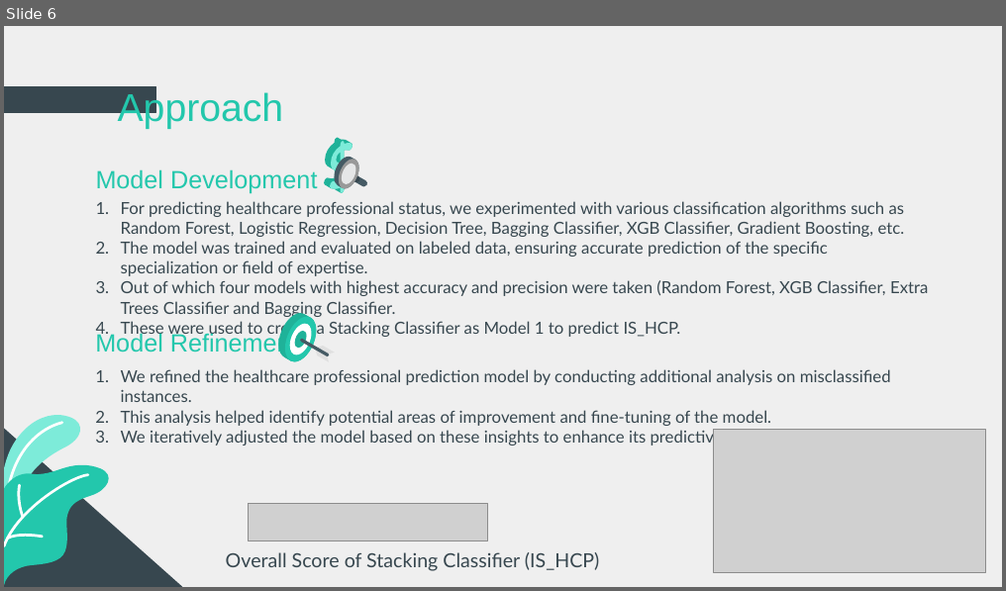
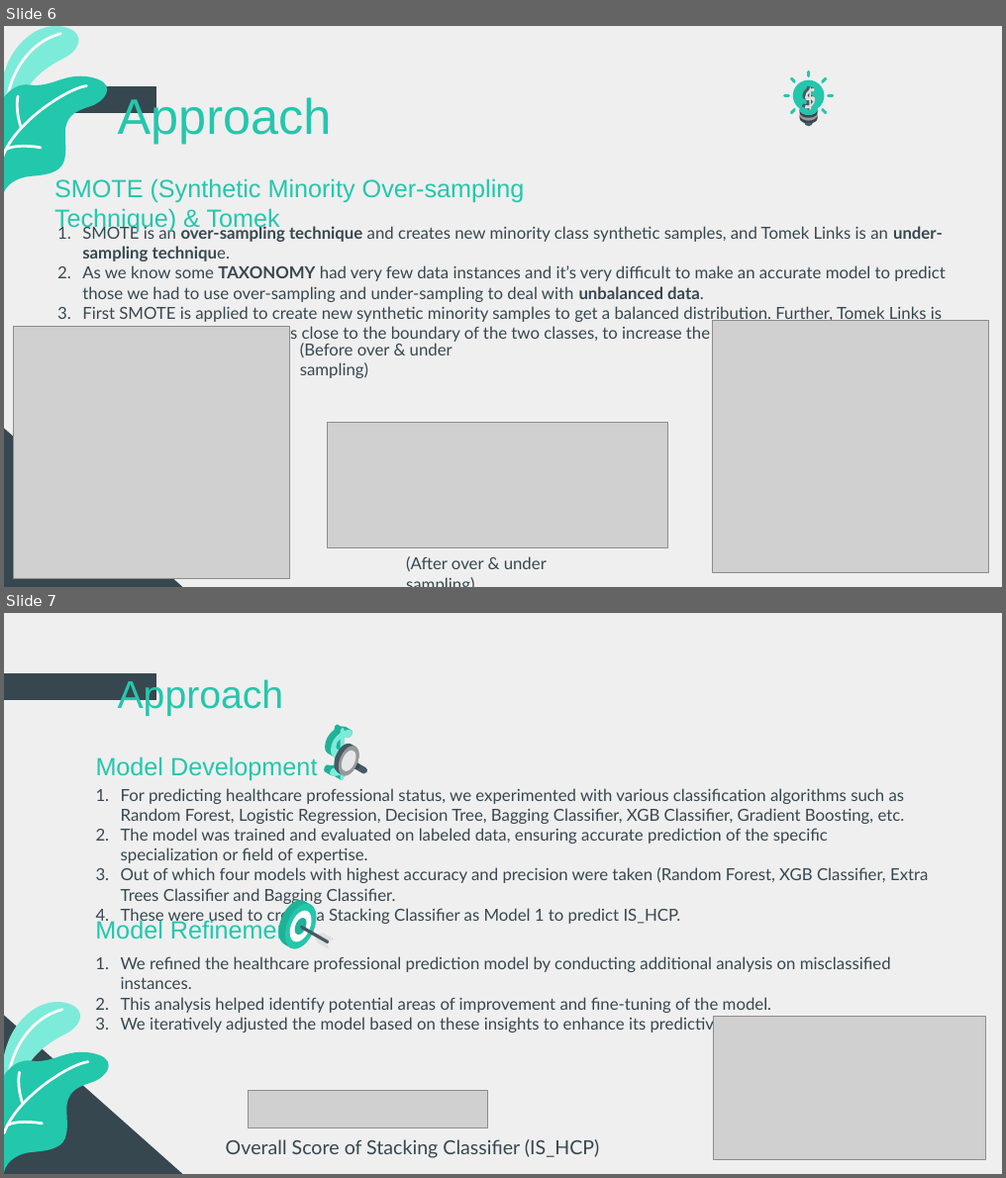
Before and after one commit to SHOCKWAVE07/Doceree_Hackathon, a slide deck: Hackethon.pptx. Shown one above the other, each under a label of ours: slide 6 before the commit, slides 6 and 7 after it. The pictures are 1006x591 and 1006x1178 pixels, drawn with LibreOffice and Linux fonts; fonts in the diff are those of the drawing; grey boxes stand for pictures. Boxes give left, top, right and bottom in pixels: in the first picture for what was removed or moved away, otherwise in the second. Text is boxed around its words. In the diff, an @@ line names an element or a change of style, - is before the commit and + after.

```diff
--- a/Hackethon.pptx
+++ b/Hackethon.pptx
@@ slide 6 added at [4, 26, 1002, 587], background #EFEFEF; not listed: 2 template elements that a slide beside it also shows @@
@@ group added at [782, 70, 836, 126]: 15 freeform shapes @@
@@ title added at [118, 94, 332, 144], 36 pt, text #23C7AC @@
+Approach
@@ group added at [4, 26, 115, 195]: 6 freeform shapes @@
@@ subtitle added at [54, 178, 525, 233], 18 pt, text #23C7AC @@
+SMOTE (Synthetic Minority Over-sampling Technique) & Tomek
@@ subtitle added at [82, 225, 944, 343], 12 pt, text #37474F @@
+1. SMOTE is an over-sampling technique and creates new minority class synthetic samples, and Tomek Links is an under-sampling technique.
+2. As we know some TAXONOMY had very few data instances and it’s very difficult to make an accurate model to predict those we had to use over-sampling and under-sampling to deal with unbalanced data.
+3. First SMOTE is applied to create new synthetic minority samples to get a balanced distribution. Further, Tomek Links is used in removing the samples close to the boundary of the two classes, to increase the separation between the two classes.
@@ picture added at [713, 320, 988, 572] @@
@@ picture added at [13, 326, 289, 578] @@
@@ text added at [300, 343, 452, 378], 12 pt, text #37474F @@
+(Before over & under sampling)
@@ picture added at [328, 423, 667, 548] @@
@@ text added at [406, 557, 547, 571], 12 pt, text #37474F @@
+(After over & under sampling)
@@ what was slide 6 is now slide 7 @@
```
Also in this commit, not shown: 1 slide changed, 9 other files.
